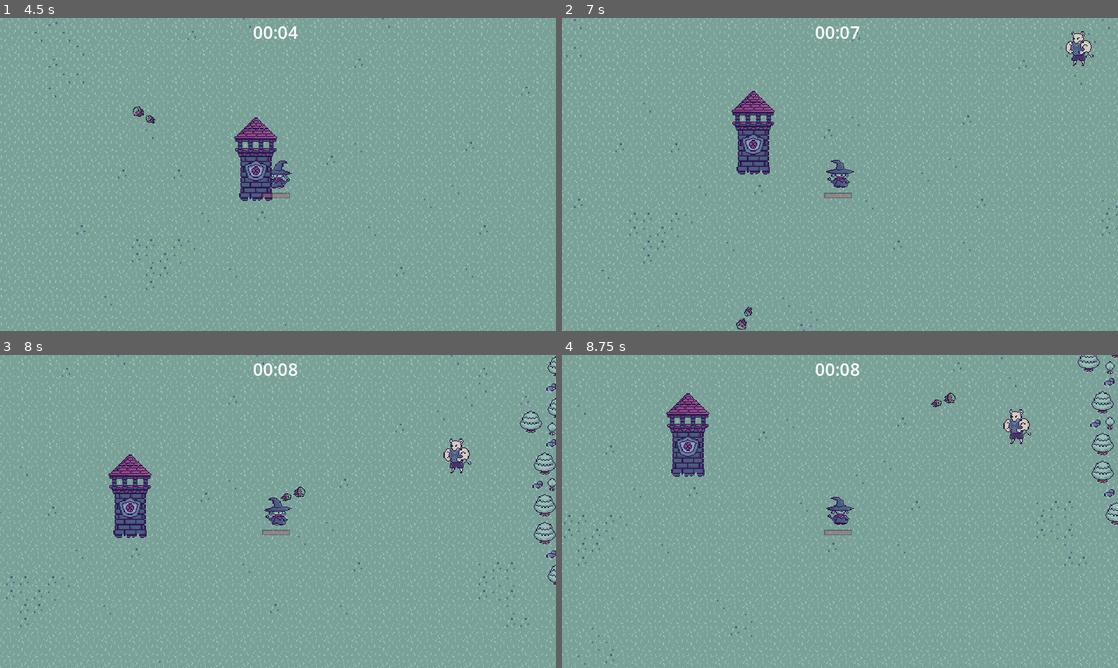
Above: before the commit, frames 1-4 (two rows, left to right).
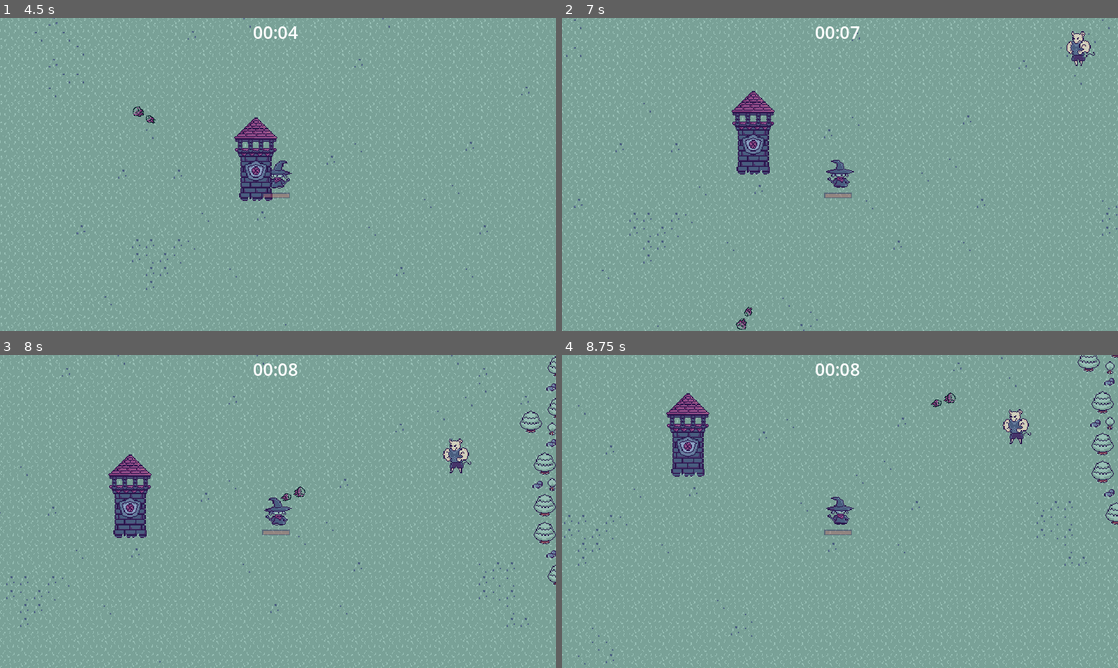
Above: after the commit, the same moments.

Repository: rafaelauchoas/TailsAndTowers
Game: Godot game, scene res://World/world.tscn
Two runs of this game, one before a commit and one after it. Both use one fixed random seed, a clock stepped at 60 frames per second and the inputs below.
Inputs:
- Up to frame 1 (4.5 s): tap Enter at 0.5 s; hold D (right) 0.53-1.28 s; hold S (down) 1.28-2.03 s; hold D (right) 2.03-2.78 s; hold W (up) 2.78-3.53 s; hold A (left) from 3.53 s (still down)
- Up to frame 2 (7 s): release A (left) at 5.03 s; hold S (down) 5.03-5.78 s; hold D (right) 5.78-6.53 s; hold W (up) from 6.53 s (still down)
- Up to frame 3 (8 s): release W (up) at 7.28 s; hold D (right) from 7.28 s (still down)
- Up to frame 4 (8.75 s): release D (right) at 8.03 s; hold S (down) from 8.03 s (still down)

Frame 1 is identical in both runs. In frame 2, 0.1% of the frame differs, in the area x 90-96%, y 4-16%; in frame 3, less than 0.1%; in frame 4, less than 0.1%.

Commit message:
edicao vida torre + animações andar

Diff:
--- a/Enemy/inimigoPlayer.gd
+++ b/Enemy/inimigoPlayer.gd
@@ -3,9 +3,11 @@
 @export var movement_speed = 50.0
 @export var hp = 1
 @onready var player = get_tree().get_first_node_in_group("player")
+@onready var sprite = $AnimatedSprite2D
 
 func _physics_process(_delta):
 	var direction = global_position.direction_to(player.global_position)
+	sprite.play("andar")
 	velocity = direction * movement_speed
 	move_and_slide()
 
@@ -14,3 +16,7 @@
 	hp -= damage
 	if hp <= 0:
 		queue_free()
+
+
+func _on_hit_box_body_entered(body):
+	sprite.play("atacar") # Replace with function body.
--- a/Enemy/inimigoTorre.gd
+++ b/Enemy/inimigoTorre.gd
@@ -2,15 +2,29 @@
 
 @export var movement_speed = 50.0
 @export var hp = 3
-@onready var player = get_tree().get_first_node_in_group("torres")
+@onready var attack = tower()
+var death
+@onready var sprite = $AnimatedSprite2D
 
 func _physics_process(_delta):
-	var direction = global_position.direction_to(player.global_position)
+	var direction = global_position.direction_to(attack.global_position)
+	sprite.play("andar")
 	velocity = direction * movement_speed
 	move_and_slide()
-
 
 func _on_hurt_box_hurt(damage):
 	hp -= damage
 	if hp <= 0:
 		queue_free()
+
+func tower():
+	var torres = get_tree().get_nodes_in_group("torres")
+	for at in torres:
+		if(at.getdeath() == 0):
+			return at
+		else:
+			return get_tree().get_first_node_in_group("player")
+
+
+func _on_hit_box_body_entered(body):
+	sprite.play("atacar")
--- a/Enemy/inimigo_player.tscn
+++ b/Enemy/inimigo_player.tscn
@@ -109,6 +109,7 @@
 shape = SubResource("RectangleShape2D_5onpn")
 
 [node name="HitBox" parent="." instance=ExtResource("5_ispjb")]
+scale = Vector2(1.32, 1.28)
 collision_layer = 2
 collision_mask = 2
 
@@ -117,6 +118,7 @@
 shape = SubResource("RectangleShape2D_2g7la")
 
 [connection signal="hurt" from="HurtBox" to="." method="_on_hurt_box_hurt"]
+[connection signal="body_entered" from="HitBox" to="." method="_on_hit_box_body_entered"]
 
 [editable path="HurtBox"]
 [editable path="HitBox"]
--- a/Enemy/inimigo_torre.tscn
+++ b/Enemy/inimigo_torre.tscn
@@ -134,6 +134,7 @@
 shape = SubResource("RectangleShape2D_fjlo4")
 
 [connection signal="hurt" from="HurtBox" to="." method="_on_hurt_box_hurt"]
+[connection signal="body_entered" from="HitBox" to="." method="_on_hit_box_body_entered"]
 
 [editable path="HurtBox"]
 [editable path="HitBox"]
--- a/Player/maguinho_bolado.gd
+++ b/Player/maguinho_bolado.gd
@@ -8,8 +8,6 @@
 
 @onready var healthBar = get_node("%HealthBar")
 @onready var timer = get_node("%Timer")
-
-
 
 # ATTACKS
 
@@ -33,7 +31,6 @@
 
 @onready var sprite = $Sprite2D
 @onready var walkTimer = get_node("%walkTimer")
-
 
 func _ready():
 	attack()
@@ -93,19 +90,7 @@
 #	deathPanel.visible = true
 	emit_signal("playerdeath")
 	get_tree().paused = true
-#	var tween = deathPanel.create_tween()
-#	tween.tween_property(deathPanel,"position",Vector2(220,50),3.0).set_trans(Tween.TRANS_QUINT).set_ease(Tween.EASE_OUT)
-#	tween.play()
-	if time >= 300:
-		pass
-		### VENCEU
-#		lblResult.text = "You Win"
-#		sndVictory.play()
-	else:
-		pass
-		### PERDEU
-#		lblResult.text = "You Lose"
-#		sndLose.play()
+	get_tree().change_scene_to_file("res://World/derrota.tscn")
 
 func change_time(argtime = 0):
 	time = argtime
@@ -116,6 +101,8 @@
 	if get_s < 10:
 		get_s = str(0,get_s)
 	timer.text = str(get_m,":",get_s)
+	if time >= 300:
+		get_tree().change_scene_to_file("res://World/vitoria.tscn")
 
 
 func _on_fire_ball_timer_timeout():
--- a/Tower/torre.gd
+++ b/Tower/torre.gd
@@ -1,11 +1,26 @@
 extends StaticBody2D
 
+var hp = 10
+var maxhp = 10
+var death = 0
+@onready var sprite = $Sprite2D
 
-# Called when the node enters the scene tree for the first time.
 func _ready():
-	pass # Replace with function body.
+	_on_hurt_box_hurt(0)
 
+func _on_hurt_box_hurt(damage):
+	hp -= damage
+	if hp <=5 and hp > 0:
+		broke()
+	if hp <= 0:
+		deadtower()
 
-# Called every frame. 'delta' is the elapsed time since the previous frame.
-func _process(delta):
-	pass
+func getdeath():
+	return death
+
+func broke():
+	sprite.frame(1)
+
+func deadtower():
+	sprite.frame(2)
+	death = 1
--- a/Tower/torre.tscn
+++ b/Tower/torre.tscn
@@ -4,7 +4,7 @@
 [ext_resource type="PackedScene" uid="uid://wofrb3rnuw3q" path="res://Utility/hurt_box.tscn" id="2_17qry"]
 
 [sub_resource type="RectangleShape2D" id="RectangleShape2D_cjmhw"]
-size = Vector2(37, 52)
+size = Vector2(65, 92)
 
 [sub_resource type="CapsuleShape2D" id="CapsuleShape2D_if75o"]
 radius = 24.0
@@ -12,6 +12,8 @@
 
 [node name="torre" type="StaticBody2D"]
 position = Vector2(128, 32)
+collision_layer = 17
+collision_mask = 17
 
 [node name="Sprite2D" type="Sprite2D" parent="."]
 position = Vector2(1, -7)
@@ -26,16 +28,14 @@
 [node name="AnimatedSprite2D" type="AnimatedSprite2D" parent="."]
 
 [node name="HurtBox" parent="." instance=ExtResource("2_17qry")]
-visible = false
-collision_layer = 8
-collision_mask = 8
+collision_layer = 24
+collision_mask = 24
 
 [node name="CollisionShape2D" parent="HurtBox" index="0"]
-position = Vector2(1.5, 15)
+position = Vector2(-0.5, 10)
 shape = SubResource("RectangleShape2D_cjmhw")
 
 [node name="HurtBox2" parent="." instance=ExtResource("2_17qry")]
-visible = false
 collision_layer = 8
 collision_mask = 8
 
